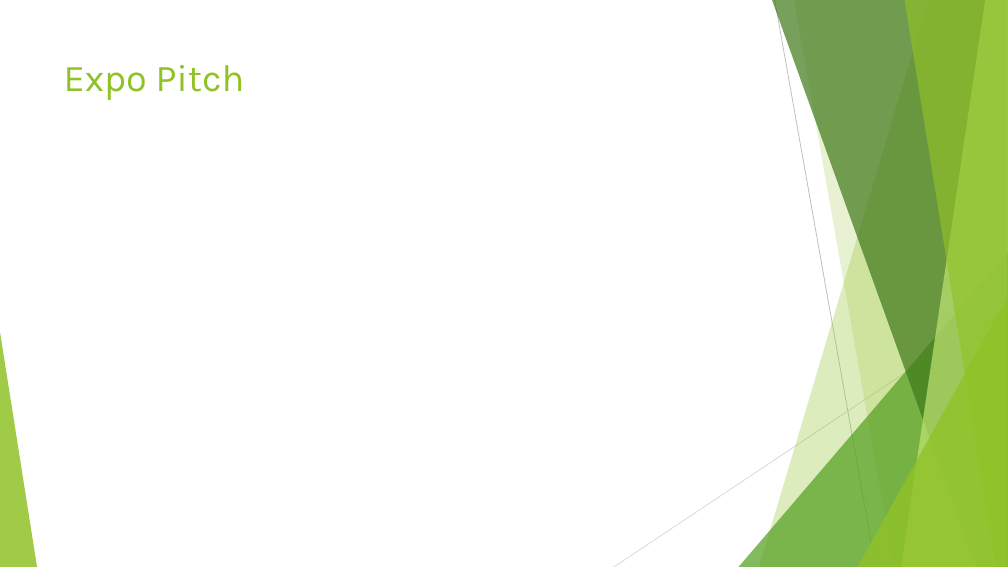
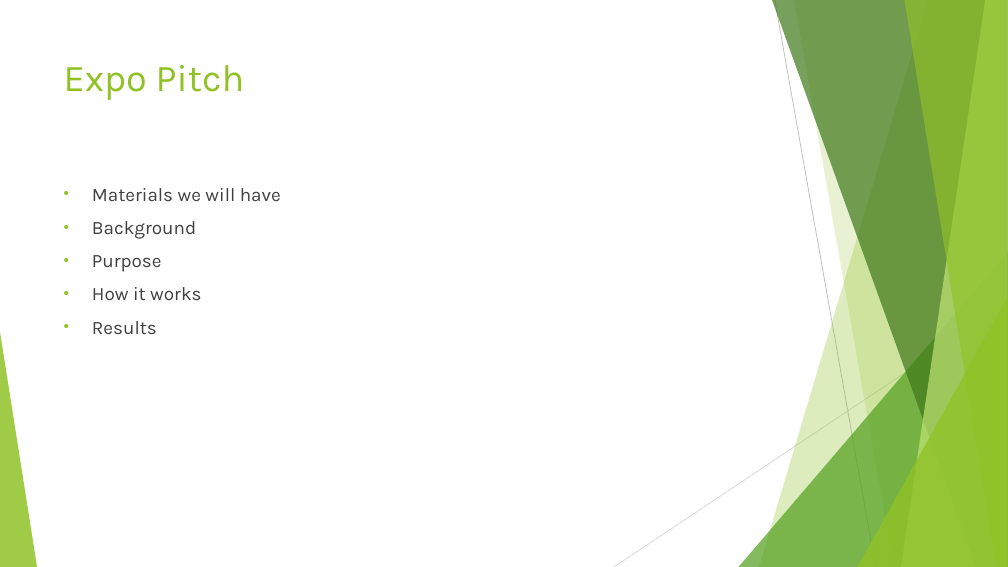
Before and after one commit to AlexDCraig/senior-capstone-project, a slide deck: slide 8 of SpringTermProgressReport/SpringProgressReportSlides.pptx. Drawn at 1008x567 pixels with LibreOffice and Linux fonts; fonts in the diff are those of the drawing. Boxes give left, top, right and bottom in pixels: in the first picture for what was removed or moved away, otherwise in the second. Text is boxed around its words. In the diff, an @@ line names an element or a change of style, - is before the commit and + after.

Commit message:
Add Alexs slides

```diff
--- a/SpringTermProgressReport/SpringProgressReportSlides.pptx
+++ b/SpringTermProgressReport/SpringProgressReportSlides.pptx
@@ text added at bbox=[92, 188, 281, 334], 18 pt, text #404040 @@
+• Materials we will have
+• Background
+• Purpose
+• How it works
+• Results
```
